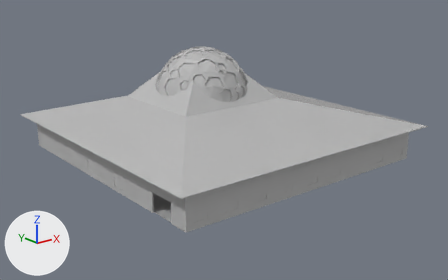
One commit to the FBX model Assets/Models/Museum.fbx: the scene before it, then after it.
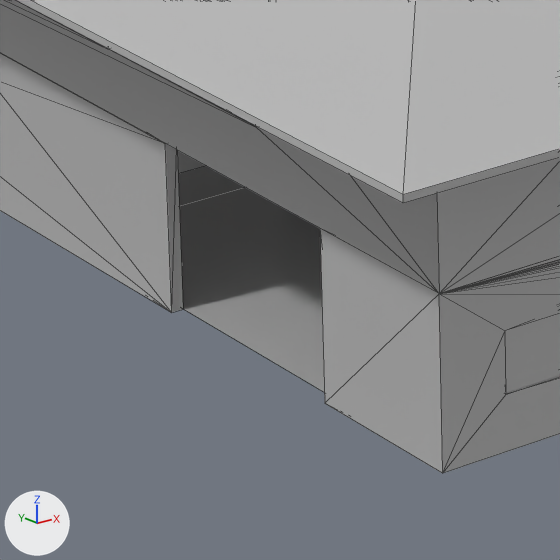
Each version appears first whole from a 50 mm lens placed at (-84.2, -107.8, 45.6), pointed at (-0.3, -3.0, 3.6), and next in a close-up on the part from 29% to 45% of the width and 62% to 87% of the height. The axes (+X, +Y, +Z) are drawn at lower left. The lights are the same throughout. The close-ups show mesh edges as thin lines. Where no turn or scale is listed for an object, it has been applied to the vertices.

Objects in the first close-up: 'Roof', 'Walls', 'Walls3', 'floor', 'window9'.
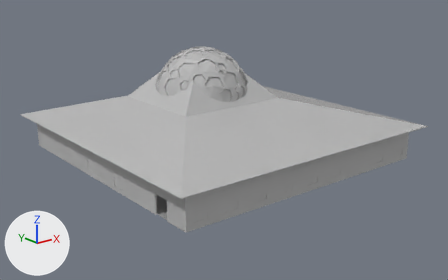
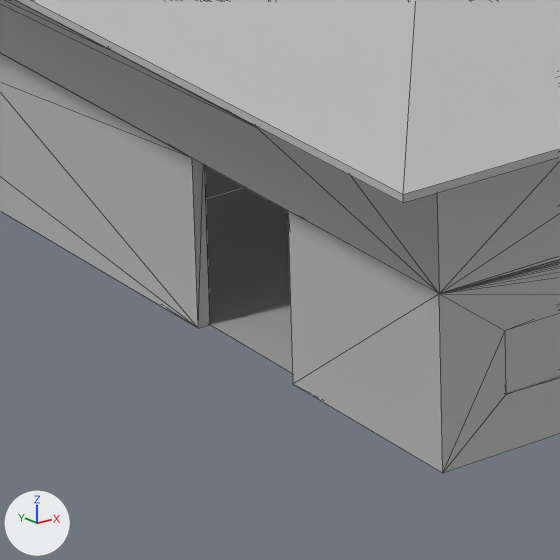
Changed parts and their boxes [x1, y1, x2, y2] in the close-ups (560 x 560 px; the box of a moved part takes in the faces that stretch with it):
part 1 of me_mesh_001, moved or reshaped
    before: [0, 53, 183, 312]
    after: [0, 53, 210, 328]
part 2 of me_mesh_001, moved or reshaped
    before: [320, 229, 443, 473]
    after: [288, 211, 443, 473]

Edits to the bpy script that builds the scene:
```text
Change me_mesh_001:
    where me_mesh_001.from_pydata(...)  # 234 vertices, 520 faces; spans x -40.3..20.3, y -53.8..6.8, z 0.0..4.0
    used by ob_walls; location = (10.0, 23.5, 0.0)
    before: 38 (-40.3, -43.5, 0.0) at pixel (171, 312), 39 (-40.3, -43.5, 4.0) at pixel (165, 143), 40 (-40.0, -43.5, 4.0), 41 (-40.0, -43.5, 0.0) at pixel (183, 309)
    before: 50 (-40.0, -49.5, 4.0), 51 (-40.3, -49.5, 4.0) at pixel (319, 228), 52 (-40.3, -49.5, 0.0) at pixel (324, 403), 53 (-40.0, -49.5, 0.0)
    me_mesh_001 part 1
    add for i in [*range(38, 42)]: me_mesh_001.vertices[i].co += Vector((0.0, -1.1, 0.0))
    me_mesh_001 part 2
    add for i in [*range(50, 54)]: me_mesh_001.vertices[i].co += Vector((0.0, 1.2, 0.0))
```
